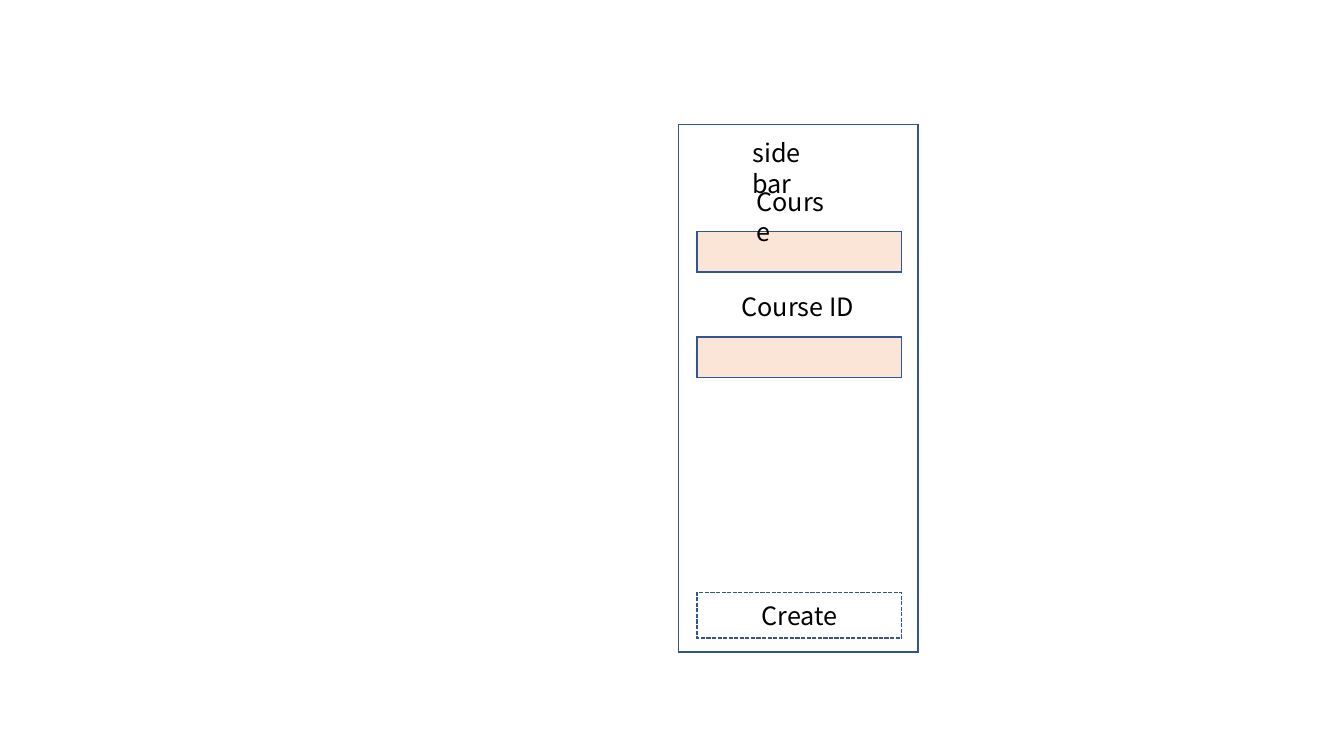
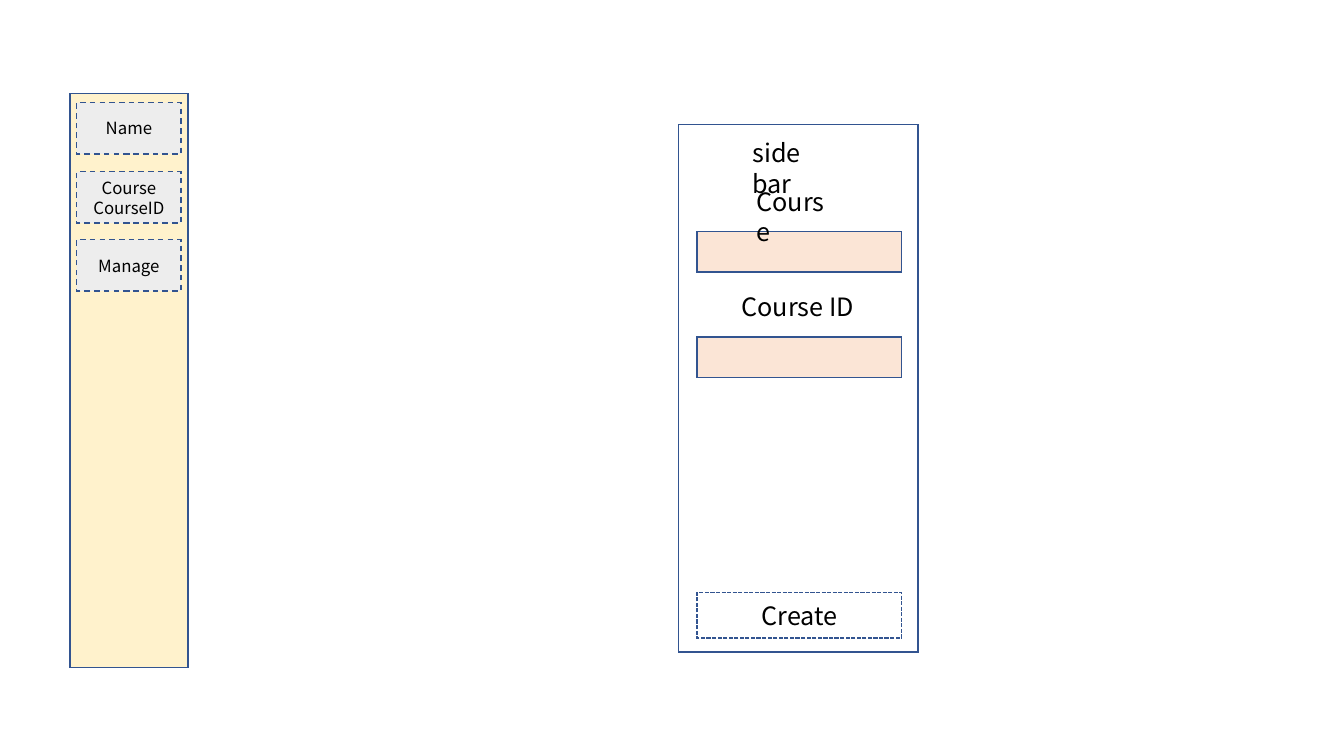
Before and after one commit to sjho/classtagram, a slide deck: slide 9 of Req_Spec/pictures/swppppt.pptx. Drawn at 1344x756 pixels with LibreOffice and Linux fonts; fonts in the diff are those of the drawing. Boxes give left, top, right and bottom in pixels: in the first picture for what was removed or moved away, otherwise in the second. Text is boxed around its words. In the diff, an @@ line names an element or a change of style, - is before the commit and + after.

```diff
--- a/Req_Spec/pictures/swppppt.pptx
+++ b/Req_Spec/pictures/swppppt.pptx
@@ rectangle added at (70, 94, 188, 667), fill #FFF2CC, outline #325491 1 pt @@
@@ rectangle added at (77, 103, 181, 154), fill #EDEDED, outline #325491 1 pt dashed, 12 pt, text #000000 @@
+Name
@@ rectangle added at (77, 171, 181, 223), fill #EDEDED, outline #325491 1 pt dashed, 12 pt, text #000000 @@
+Course
+CourseID
@@ rectangle added at (77, 240, 181, 291), fill #EDEDED, outline #325491 1 pt dashed, 12 pt, text #000000 @@
+Manage
```
Also in this commit, not shown: 1 other slide changed, 50 other files.
